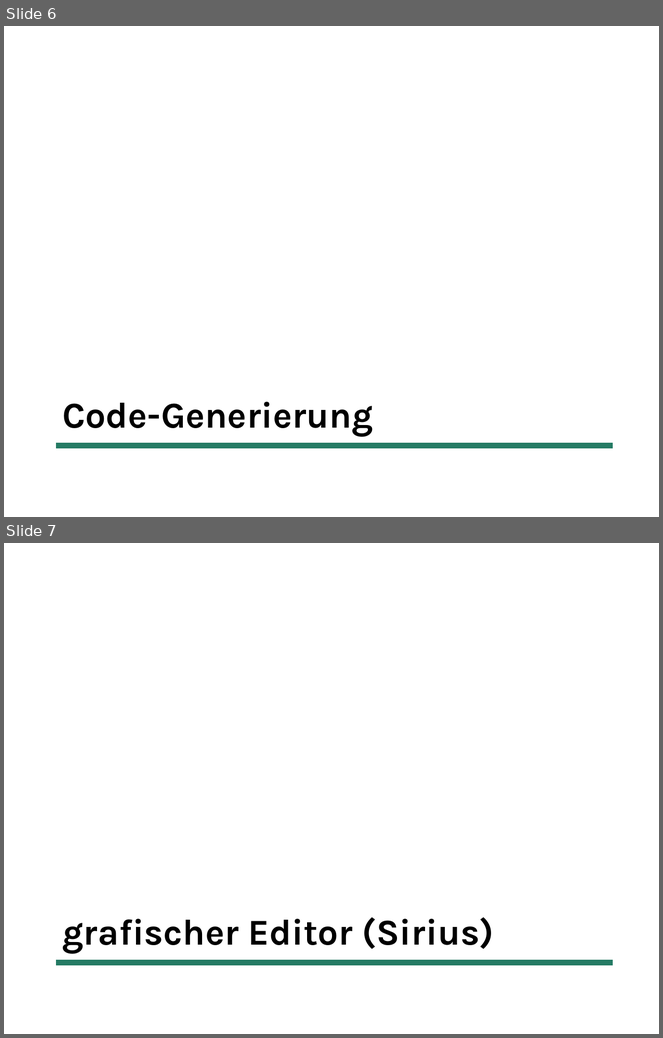
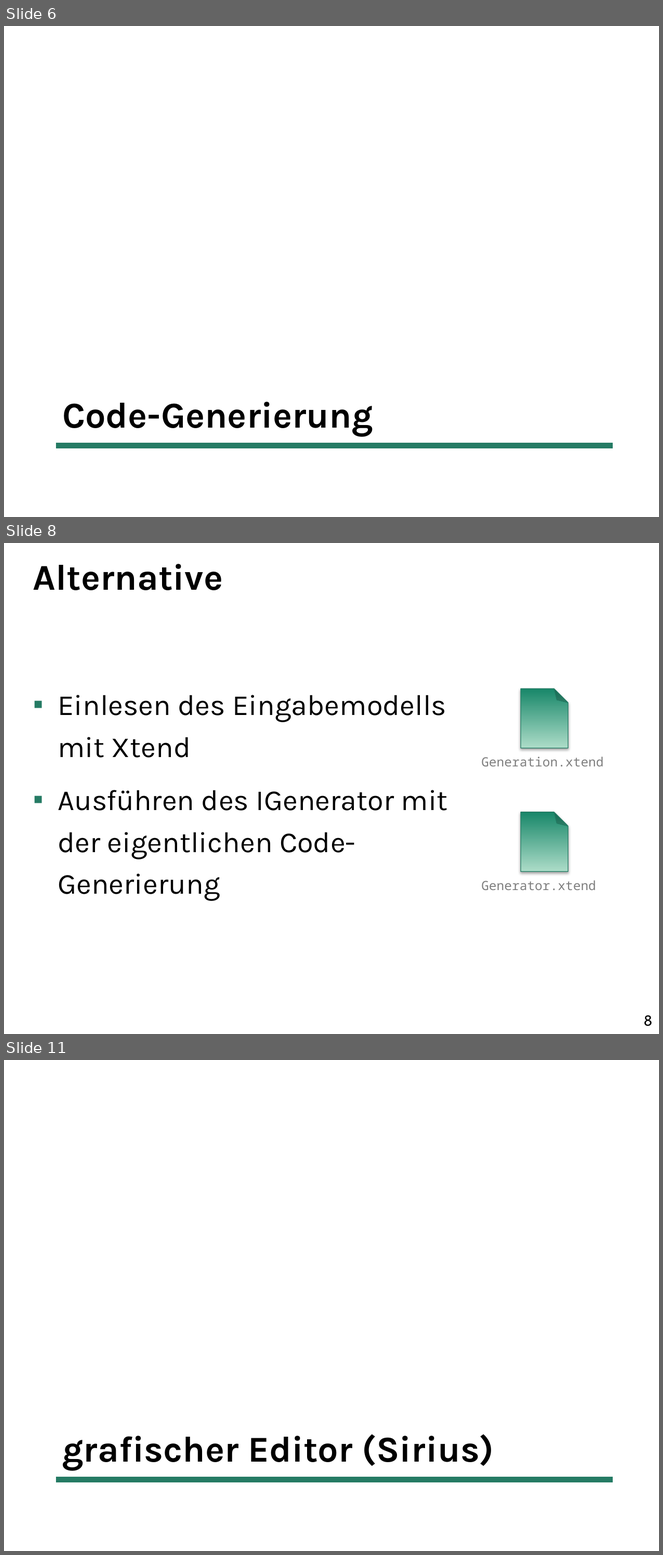
Before and after one commit to uwecl/MDSD-Praktikum, a slide deck: presentation/MDSD-Abschlusspraesentation.pptx. Shown one above the other, each under a label of ours: slides 6 and 7 before the commit, slides 6, 8 and 11 after it; the slides between them are not shown. The pictures are 663x1038 and 663x1555 pixels, drawn with LibreOffice and Linux fonts; fonts in the diff are those of the drawing. Boxes give left, top, right and bottom in pixels: in the first picture for what was removed or moved away, otherwise in the second. Text is boxed around its words. In the diff, an @@ line names an element or a change of style, - is before the commit and + after.

```diff
--- a/presentation/MDSD-Abschlusspraesentation.pptx
+++ b/presentation/MDSD-Abschlusspraesentation.pptx
@@ slide 8 added at <box>4,543,659,1034</box>, background #FFFFFF @@
@@ title added at <box>33,564,223,590</box>, 40 pt, text #000000, bold @@
+Alternative
@@ text added at <box>58,695,448,901</box>, 32 pt, text #000000 @@
+▪ Einlesen des Eingabemodells mit Xtend
+▪ Ausführen des IGenerator mit der eigentlichen Code-Generierung
@@ folded corner added at <box>521,689,568,748</box>, fill gradient #18886A to #ADDCCA, outline #227A63 0.75 pt @@
@@ text added at <box>481,757,604,767</box>, 14 pt, text #7F7F7F @@
+Generation.xtend
@@ folded corner added at <box>521,812,568,872</box>, fill gradient #18886A to #ADDCCA, outline #227A63 0.75 pt @@
@@ text added at <box>481,880,596,890</box>, 14 pt, text #7F7F7F @@
+Generator.xtend
@@ page number added at <box>644,1016,652,1027</box>, 16 pt, text #000000 @@
+8
@@ what was slide 7 is now slide 11 @@
```
Also in this commit, not shown: 1 slide changed, 7 other slides added.
